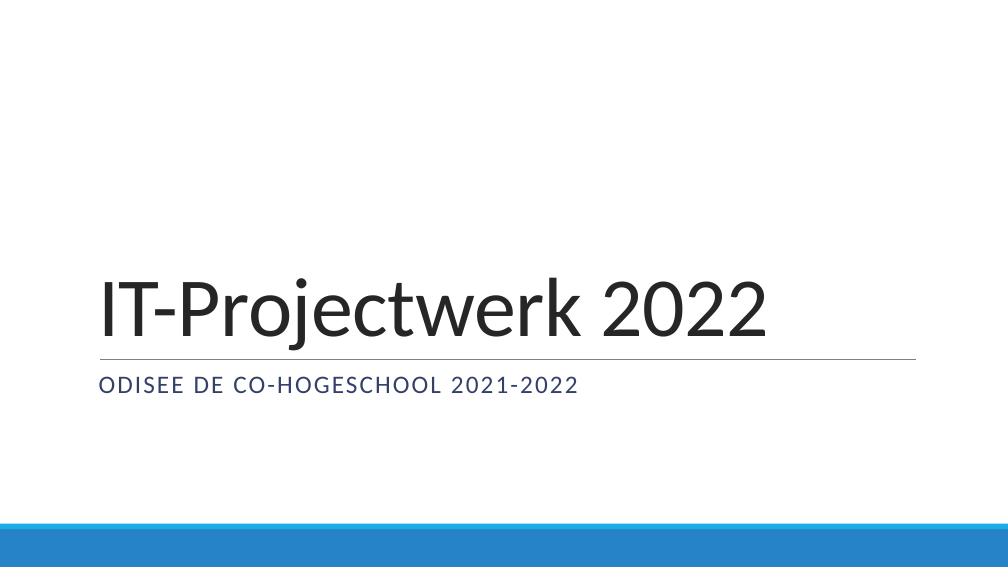
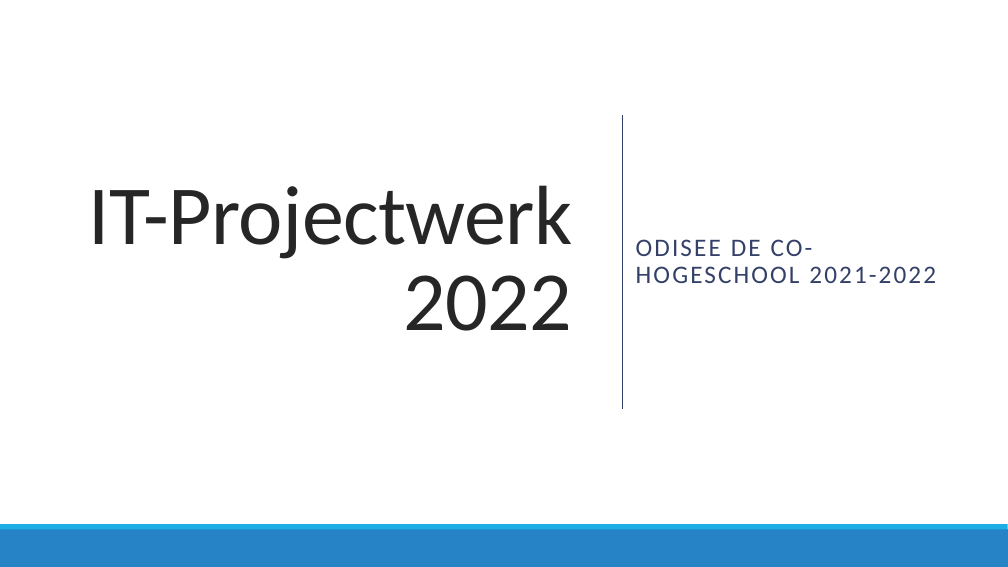
Before and after one commit to JouriTas/Projectwerk-IT-project, a slide deck: slide 1 of Scrum Artifacts/Sprint5/IT-Projectwerk 2022.pptx. Drawn at 1008x567 pixels with LibreOffice and Linux fonts; fonts in the diff are those of the drawing. Boxes give left, top, right and bottom in pixels: in the first picture for what was removed or moved away, otherwise in the second. Text is boxed around its words. In the diff, an @@ line names an element or a change of style, - is before the commit and + after.

```diff
--- a/Scrum Artifacts/Sprint5/IT-Projectwerk 2022.pptx
+++ b/Scrum Artifacts/Sprint5/IT-Projectwerk 2022.pptx
@@ rectangle added at [0, 0, 1008, 567], fill #FFFFFF @@
@@ title "IT-Projectwerk 2022": place and size @@
-title "IT-Projectwerk 2022" at [98, 277, 769, 351]
+title "IT-Projectwerk 2022" at [89, 185, 573, 331]
@@ title "IT-Projectwerk 2022" at [89, 185, 573, 331]: alignment left to right; vertical alignment bottom to middle @@
@@ subtitle "ODISEE DE CO-HOGESCHOOL 2021-2022": place and size @@
-subtitle "ODISEE DE CO-HOGESCHOOL 2021-2022" at [99, 376, 578, 393]
+subtitle "ODISEE DE CO-HOGESCHOOL 2021-2022" at [636, 239, 936, 283]
@@ subtitle "ODISEE DE CO-HOGESCHOOL 2021-2022" at [636, 239, 936, 283]: vertical alignment top to middle @@
@@ line added from (623, 115) to (623, 409), #344068 1 pt @@
@@ line removed from (100, 359) to (917, 359) @@
```
Also in this commit, not shown: 4 other slides changed.
